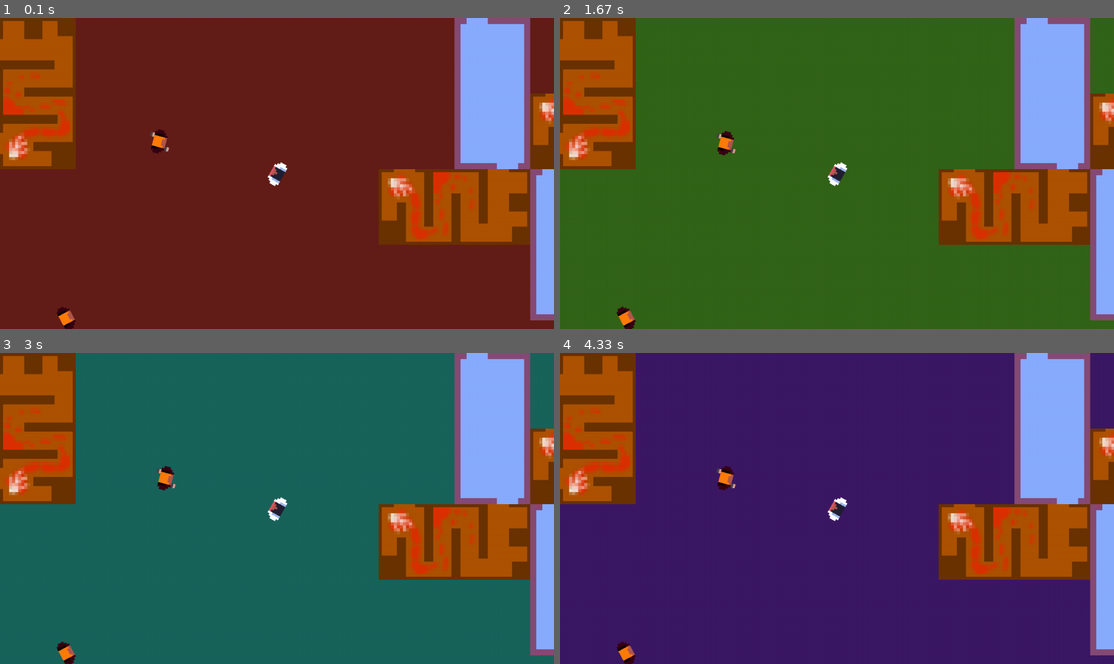
Above: before the commit, frames 1-4 (two rows, left to right).
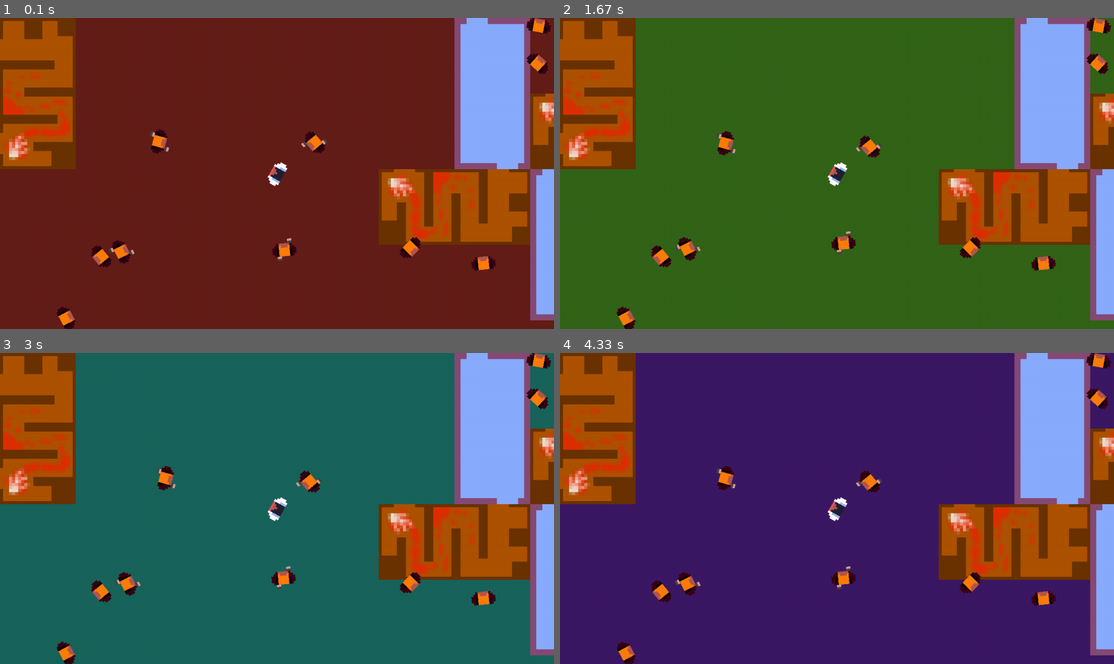
Above: after the commit, the same moments.

Repository: LeanHydra84/PyGames-2023
Game: pygame game, started from main.py
Two runs of this game, one before a commit and one after it. Both use one fixed random seed, a clock stepped at 60 frames per second and the inputs below.
Inputs (mouse positions are in pixels of both pictures, inside the frame that each line leads up to):
- Up to frame 1 (0.1 s): no input
- Up to frame 2 (1.67 s): tap J at 0.33, 0.73, 1.03, 1.23 s; hold D 0.67-1.13 s; hold W 1.17-1.47 s
- Up to frame 3 (3 s): click (454, 499) at 2.05 s; hold S from 2.9 s (still down); tap J at 2.97 s
- Up to frame 4 (4.33 s): release S at 3.2 s; hold A 3.23-3.63 s; tap J at 3.3, 3.6, 4.07 s; click (892, 576) at 3.72 s; hold W from 4 s (still down); move the mouse to (665, 461) at 4.03 s

The runs differ from the first frame. In frame 1, 1.3% of the frame differs, in the area x 16-100%, y 0-82%; in frame 2, 1.4%; in frame 3, 1.4%; in frame 4, 1.4%.

Commit message:
Mapgen demo wip

Diff:
--- /dev/null
+++ b/demos/MapGen/demomain.py
@@ -0,0 +1,42 @@
+import pygame
+import gentest2
+
+def main():
+    pygame.init()
+
+
+    screen = pygame.display.set_mode( (1280, 720) )
+    clock = pygame.time.Clock()
+    group = pygame.sprite.Group()
+
+    gentest2.createmap(group)
+
+    running = True
+    while running:
+
+        # Events Handling
+        for e in pygame.event.get():
+            if e.type == pygame.QUIT:
+                running = False
+                break
+            elif e.type == pygame.KEYDOWN:
+                if e.key == pygame.K_ESCAPE:
+                    running = False
+                    break
+
+        # Update
+
+        # Draw
+        screen.fill(pygame.Color(40, 40, 40))
+        group.draw(screen)
+
+
+        # End frame
+        pygame.display.flip()
+        clock.tick(60)
+
+
+    pass
+
+if __name__ == "__main__":
+    main()
--- /dev/null
+++ b/demos/MapGen/generation.py
@@ -0,0 +1,85 @@
+import pygame
+import random as rand
+
+
+scale = 5
+sqrsize = 25
+static_color = pygame.Color(200, 35, 10)
+
+grid = (1280, 720)
+
+test_room_wh = [
+    (1, 1),
+    (2, 2),
+    (1, 2),
+    (2, 1),
+    (2, 3),
+]
+
+edgedamp = 0.6
+
+class Room(pygame.sprite.Sprite):
+    def __init__(self, rect):
+        pygame.sprite.Sprite.__init__(self)
+
+        #size = (dim[0] * scale * sqrsize, dim[1] * scale * sqrsize)
+
+        center = rect.center
+        adjwh = tuple(p * edgedamp for p in rect.size)
+        self.rect = pygame.Rect((0, 0), adjwh)
+        self.rect.center = center
+
+        self.image = pygame.Surface(self.rect.size)
+        self.image.fill(static_color)
+
+
+
+def scuffed_tuple_mult(t1: tuple, t2: tuple):
+    return tuple(t1[i] * t2[i] for i in range(t1.count()))
+
+def placeroom(group, rect):
+    newr = Room(rect)
+    group.add(newr)
+
+def binarypartition(group, rect: pygame.Rect, depth, draw = False):
+    #partition = tuple(p * rand.normalvariate(0.5, 0.1) for p in rand.choice([(0, 1), (1, 0)]))
+
+    if depth > 4:
+        print("SIZE REACHED")
+        if draw:
+            placeroom(group, rect)
+        return
+
+    drawbit = bool(rand.getrandbits(1))
+    percentage = max(min(rand.normalvariate(0.5, 0.15), 1), 0)
+    if rect.w > rect.h: # X
+        newWa = rect.w * percentage
+        newWb = rect.w - newWa
+
+        newXb = rect.x + newWa
+
+        rectA = pygame.Rect(rect.topleft, (newWa, rect.h))
+        rectB = pygame.Rect((newXb, rect.y), (newWa, rect.h))
+
+        binarypartition(group, rectA, depth + 1, drawbit)
+        binarypartition(group, rectB, depth + 1, not drawbit)
+
+        pass
+    else:
+        newHa = rect.h * percentage
+        newHb = rect.h - newHa
+
+        newYb = rect.y + newHa
+
+        rectA = pygame.Rect(rect.topleft, (rect.w, newHa))
+        rectB = pygame.Rect((rect.x, newYb), (rect.w, newHb))
+
+        binarypartition(group, rectA, depth + 1, drawbit)
+        binarypartition(group, rectB, depth + 1, not drawbit)
+
+
+def createmap(spritegroup):
+
+    binarypartition(spritegroup, pygame.Rect((0, 0), grid), 0)
+
+    pass
--- /dev/null
+++ b/demos/MapGen/gentest2.py
@@ -0,0 +1,61 @@
+import pygame
+import random as rand
+
+min_leaf_size = 6
+max_leaf_size = 20
+
+class Node:
+    def __init__(self, rect):
+
+        self.leftchild = None
+        self.rightChild = None
+
+        self.room = None
+
+        self.rect = pygame.Rect(rect)
+        self.halls = []
+
+    def split(self):
+        if self.leftchild != None or self.rightChild != None:
+            print("Already Split")
+            return False
+
+        horizontal = False
+        if self.rect.w / self.rect.h > 1.25:
+            horizontal = True
+        if self.rect.h / self.rect.w > 1.25:
+            horizontal = False
+        else:
+            horizontal = rand.choice([True, False])
+
+        maxS = (self.rect.w if horizontal else self.rect.h) - min_leaf_size
+        if maxS <= min_leaf_size:
+            print("Too small")
+            return False
+
+        split = rand.randrange(min_leaf_size, maxS)
+        if horizontal:
+            self.leftchild = Node(pygame.Rect(self.rect.topleft, (self.rect.w, split)))
+            self.rightChild = Node(pygame.Rect((self.rect.x, self.rect.y + split), (self.rect.w, self.rect.h - split)))
+        else:
+            self.leftchild = Node(pygame.Rect(self.rect.topleft, (split, self.rect.height)))
+            self.rightChild = Node(pygame.Rect(self.rect.x + split, self.rect.y), (self.rect.w - split, self.rect.h))
+        return True
+
+def createmap(group):
+
+    nodes = []
+    root = Node(pygame.Rect(0, 0, 1280, 720))
+    nodes.append(root)
+
+    didsplit = True
+    while didsplit:
+        didsplit = False
+
+        for l in nodes:
+            if l.leftChild == None and l.rightChild == None:
+                if l.rect.w > max_leaf_size or l.rect.h > max_leaf_size or (rand.random() > 0.25):
+                    if l.split():
+                        nodes.append(l.leftChild)
+                        nodes.append(l.rightChild)
+                        didsplit = True
--- a/main.py
+++ b/main.py
@@ -83,7 +83,7 @@
     layers.add_to("Character", state.player)
     layers.add_to("Feet", state.player.feet)
 
-    for i in range(2):
+    for i in range(10):
         init_enemy(layers, state)
 
     pauseMenu = build_pause_menu(state, 5)
